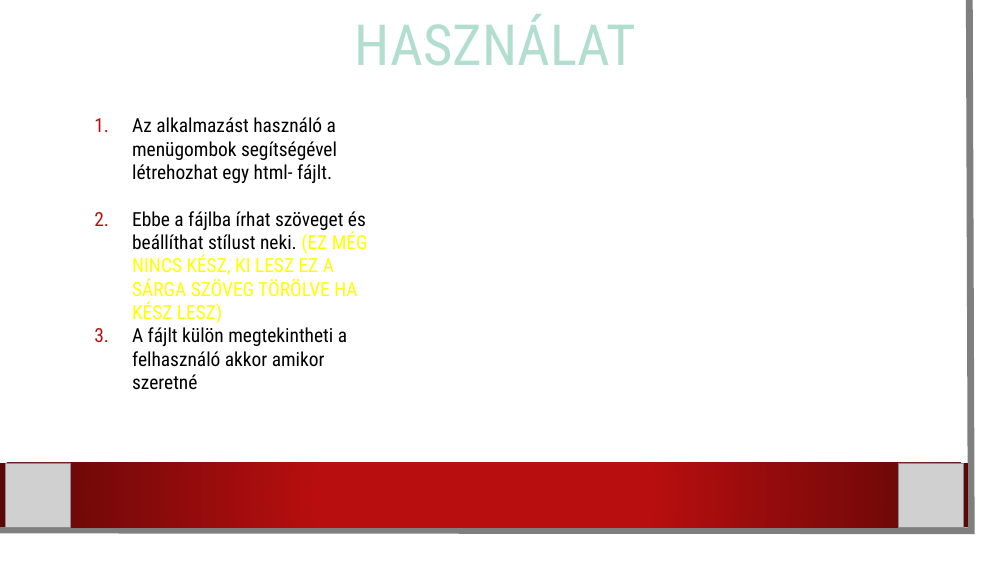
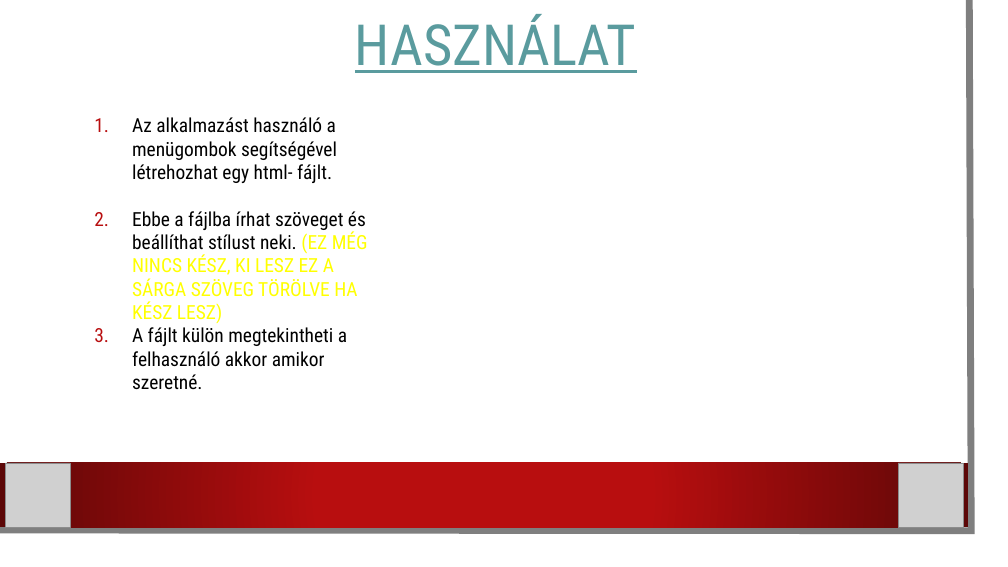
Before and after one commit to karpatililiana/Csapatmunka2.0, a slide deck: slide 4 of Programbemutató.pptx. Drawn at 1008x567 pixels with LibreOffice and Linux fonts; fonts in the diff are those of the drawing; grey boxes stand for pictures; background and template pictures are left out. Boxes give left, top, right and bottom in pixels: in the first picture for what was removed or moved away, otherwise in the second. Text is boxed around its words. In the diff, an @@ line names an element or a change of style, - is before the commit and + after.

```diff
--- a/Programbemutató.pptx
+++ b/Programbemutató.pptx
@@ title "HASZNÁLAT" at [355,14,636,73]: text colour #B2DED0 to #5A9B9E, underline on @@
@@ text at [132,327,347,389]: text changed @@
-3. A fájlt külön megtekintheti a felhasználó akkor amikor szeretné
+3. A fájlt külön megtekintheti a felhasználó akkor amikor szeretné.
```
Also in this commit, not shown: 4 other slides changed, 2 slides added, 1 slide removed.
